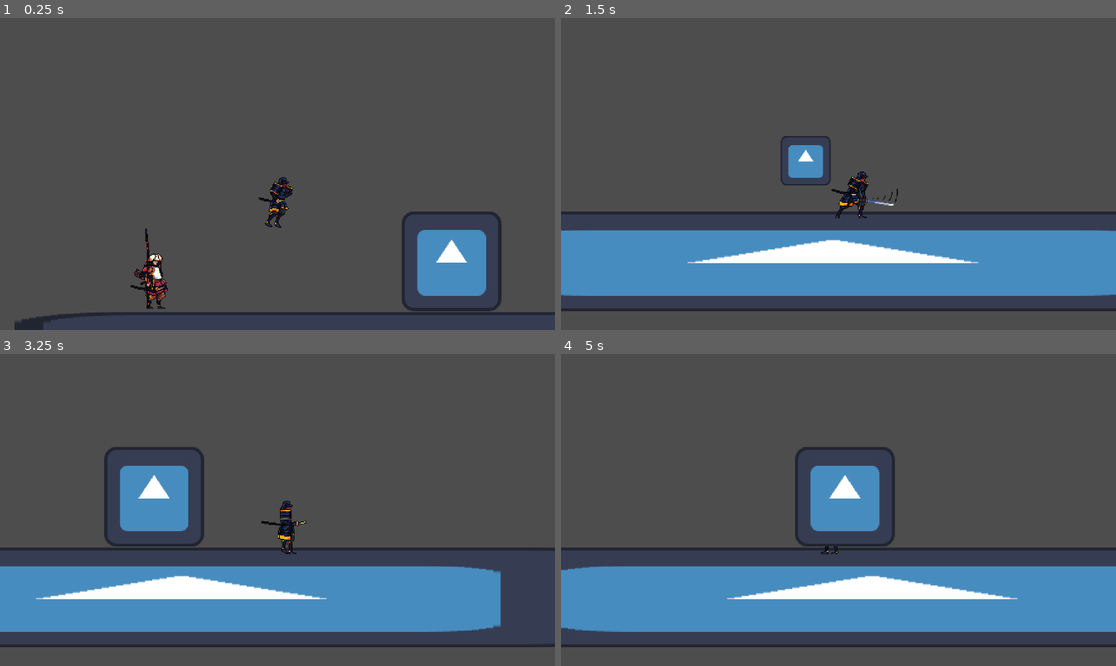
Above: before the commit, frames 1-4 (two rows, left to right).
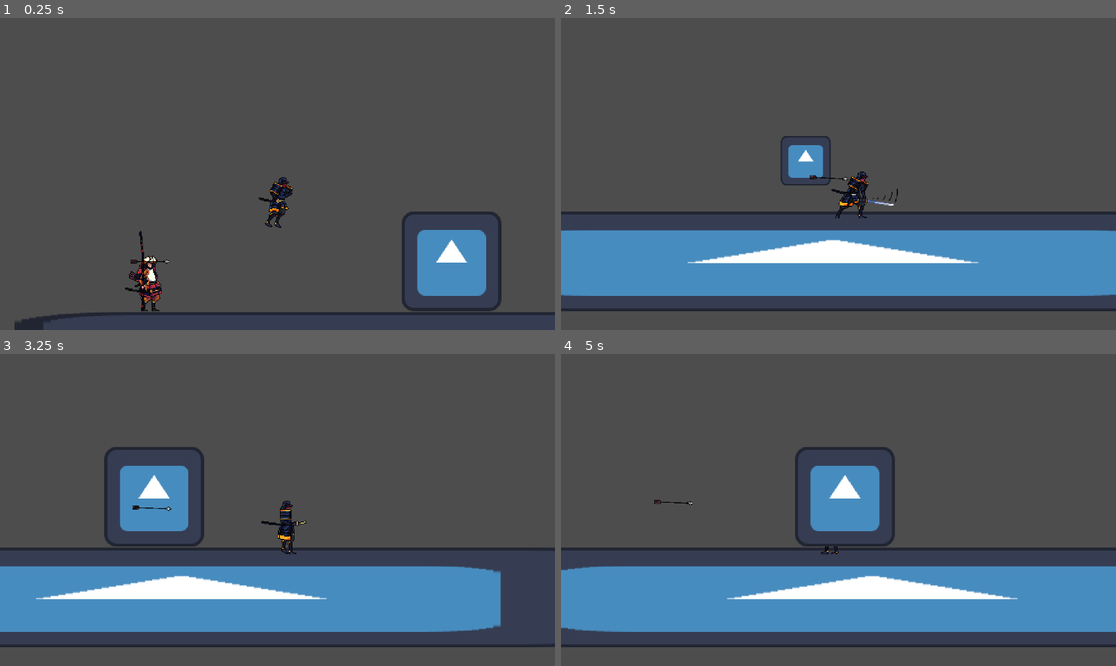
Above: after the commit, the same moments.

Repository: big-man-brendan/game-assesment
Game: Godot game, scene res://Scenes/platform.tscn
The game is run twice, just before and just after one commit, with the same random seed, the same clock (stepped at 60 frames per second) and the same inputs. The engine's default icon, where the game draws it, is replaced by a stand-in: a white triangle on a blue panel in a dark square.
Inputs:
- Up to frame 1 (0.25 s): no input
- Up to frame 2 (1.5 s): tap Enter (ui_accept) at 0.5, 0.6, 0.77, 1.07 s; hold Right (ui_right) from 0.53 s (still down); tap X (Melee) at 1.35 s
- Up to frame 3 (3.25 s): tap Enter (ui_accept) at 1.52, 1.55, 1.82, 2.3, 2.85, 3.02 s; release Right (ui_right) at 2.03 s; hold Left (ui_left) 2.03-2.78 s; hold C (dash) 2.03-2.78 s; hold Right (ui_right) from 2.78 s (still down)
- Up to frame 4 (5 s): tap Enter (ui_accept) at 3.32, 3.77, 3.8, 4.07, 4.52, 4.55, 4.82 s; tap X (Melee) at 3.6 s; release Right (ui_right) at 4.28 s; hold Left (ui_left) from 4.28 s (still down); tap C (dash) at 4.35 s

The runs differ from the first frame. In frame 1, 0.9% of the frame differs, in the area x 22-31%, y 67-94%; in frame 2, less than 0.1%; in frame 3, less than 0.1%; in frame 4, less than 0.1%.

Commit message:
tryna add the arrow

Diff:
--- a/Scenes/charectir.tscn
+++ b/Scenes/charectir.tscn
@@ -267,6 +267,8 @@
 size = Vector2(39.5, 52)
 
 [node name="Charectir" type="CharacterBody2D" unique_id=579283918]
+collision_layer = 16
+collision_mask = 17
 script = ExtResource("1_gmkxy")
 
 [node name="CollisionShape2D" type="CollisionShape2D" parent="." unique_id=1842387509]
--- a/Scenes/platform.tscn
+++ b/Scenes/platform.tscn
@@ -31,4 +31,4 @@
 position = Vector2(543, 425)
 
 [node name="SamuraiArcher" parent="." unique_id=163221639 instance=ExtResource("4_mlqre")]
-position = Vector2(162, 422)
+position = Vector2(155, 425)
--- a/Scenes/samurai_archer.tscn
+++ b/Scenes/samurai_archer.tscn
@@ -2,12 +2,11 @@
 
 [ext_resource type="Script" uid="uid://ccj8v4jeqirqp" path="res://Scripts/samurai_archer.gd" id="1_jrs1t"]
 [ext_resource type="Texture2D" uid="uid://c25gbr3mb0u5c" path="res://Assets/Art/Samurai_assets/Samurai_Archer/Idle.png" id="1_s5sxu"]
+[ext_resource type="Script" uid="uid://db2vodl5sxle3" path="res://Scripts/arrow.gd" id="3_5i8wk"]
+[ext_resource type="Texture2D" uid="uid://blg2n4jxd56hy" path="res://Assets/Art/Samurai_assets/Samurai_Archer/Arrow.png" id="3_mwydd"]
 
 [sub_resource type="RectangleShape2D" id="RectangleShape2D_s5sxu"]
 size = Vector2(40, 72)
-
-[sub_resource type="CircleShape2D" id="CircleShape2D_jrs1t"]
-radius = 639.0125
 
 [sub_resource type="AtlasTexture" id="AtlasTexture_jrs1t"]
 atlas = ExtResource("1_s5sxu")
@@ -80,20 +79,35 @@
 "speed": 5.0
 }]
 
+[sub_resource type="RectangleShape2D" id="RectangleShape2D_5i8wk"]
+size = Vector2(50, 5)
+
 [node name="Samurai Archer" type="Area2D" unique_id=2048810974]
+collision_layer = 2
+collision_mask = 2
 script = ExtResource("1_jrs1t")
 
 [node name="HitBox" type="CollisionShape2D" parent="." unique_id=1624374806]
 position = Vector2(1, 28)
 shape = SubResource("RectangleShape2D_s5sxu")
 
-[node name="Area2D" type="Area2D" parent="." unique_id=1303332454]
-
-[node name="DetectBox" type="CollisionShape2D" parent="Area2D" unique_id=947586505]
-visible = false
-modulate = Color(0.83137256, 0, 1, 1)
-shape = SubResource("CircleShape2D_jrs1t")
-
 [node name="AnimatedSprite2D" type="AnimatedSprite2D" parent="." unique_id=2055933151]
 sprite_frames = SubResource("SpriteFrames_mwydd")
 animation = &"Idle"
+
+[node name="Arrow" type="Area2D" parent="." unique_id=250869897]
+collision_layer = 17
+collision_mask = 17
+script = ExtResource("3_5i8wk")
+
+[node name="Sprite2D" type="Sprite2D" parent="Arrow" unique_id=987374952]
+texture = ExtResource("3_mwydd")
+
+[node name="CollisionShape2D" type="CollisionShape2D" parent="Arrow" unique_id=204137406]
+position = Vector2(2, 0.5)
+shape = SubResource("RectangleShape2D_5i8wk")
+
+[node name="TimeOutTimer" type="Timer" parent="Arrow" unique_id=626107035]
+
+[connection signal="shoot" from="." to="Arrow" method="_on_samurai_archer_shoot"]
+[connection signal="area_entered" from="Arrow" to="Arrow" method="_on_area_entered"]
--- /dev/null
+++ b/Scripts/arrow.gd
@@ -0,0 +1,30 @@
+extends Area2D
+
+var direction = 0
+var shooting = false
+var speed = 1000
+# Called when the node enters the scene tree for the first time.
+func _ready() -> void:
+	pass # Replace with function body.
+
+
+# Called every frame. 'delta' is the elapsed time since the previous frame.
+func _process(delta: float) -> void:
+
+	if shooting:
+		position += direction * speed * delta
+
+
+
+func _on_samurai_archer_shoot() -> void:
+	position = Vector2(0,0)
+	direction = ($"../../Charectir".global_position - global_position).normalized()
+	rotation = direction.angle()
+	shooting = true
+
+
+
+func _on_area_entered(area: Area2D) -> void:
+
+	shooting = false
+	position.x = 100000
--- a/Scripts/samurai_archer.gd
+++ b/Scripts/samurai_archer.gd
@@ -1,16 +1,27 @@
 extends Area2D
 
-signal in_area()
+
+signal shoot
 # Called when the node enters the scene tree for the first time.
 func _ready() -> void:
 	pass # Replace with function body.
 
 
+
+
 # Called every frame. 'delta' is the elapsed time since the previous frame.
 func _process(delta: float) -> void:
-	pass
-	var target = $"../Charectir".position
-	print(target)
-func _on_area_2d_area_entered(area: Area2D) -> void:
 
-	var target = $/root/StaticBody2d/Charectir.position
+
+
+
+	if position.distance_to($"../Charectir".position) < 500:
+		print("In side")
+
+		if Input.is_action_just_pressed("ui_accept"):
+			emit_signal("shoot")
+
+		if position.distance_to($"../Charectir".position) < 200:
+			print("Really inside")
+	else:
+		print("outside")
Not shown, added: Scripts/arrow.gd.uid
